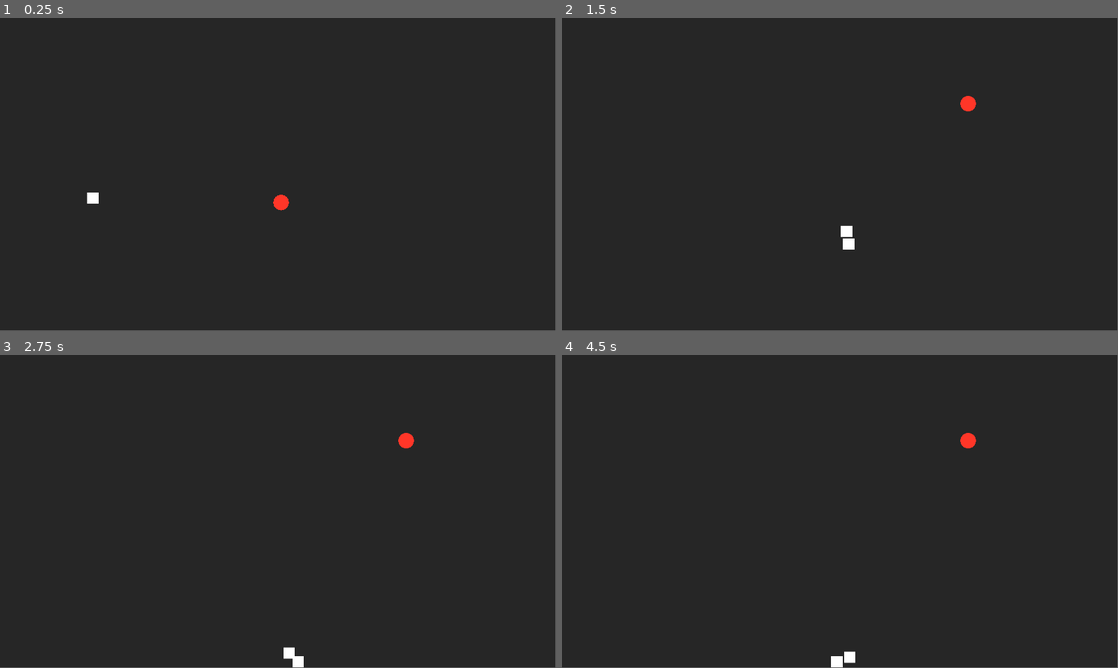
Above: before the commit, frames 1-4 (two rows, left to right).
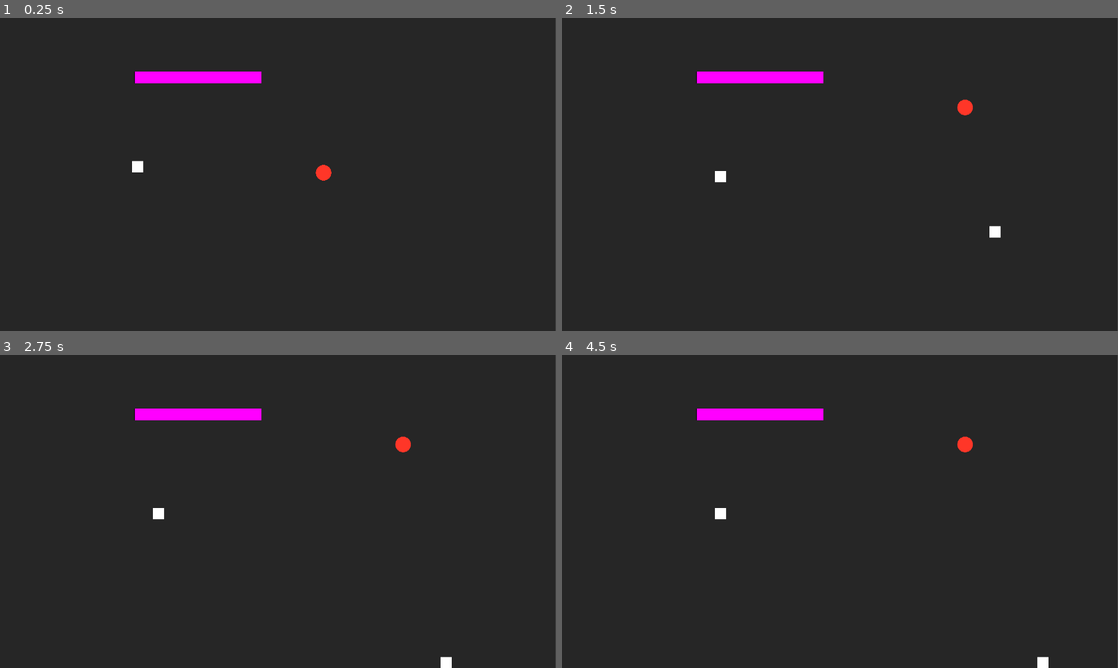
Above: after the commit, the same moments.

Repository: slDias/snake-game
Game: Godot game, scene res://scenes/main.tscn
Two runs of this game, one before a commit and one after it. Both use one fixed random seed, a clock stepped at 60 frames per second and the inputs below.
Inputs:
- Up to frame 1 (0.25 s): no input
- Up to frame 2 (1.5 s): tap Enter at 0.5 s; hold Right (ui_right) 0.53-1.28 s; tap Space (space, bound only after the commit) at 0.6, 1.35 s; hold Down (ui_down) from 1.28 s (still down)
- Up to frame 3 (2.75 s): release Down (ui_down) at 2.03 s; hold Right (ui_right) from 2.03 s (still down); tap P at 2.1 s; tap Space (space, bound only after the commit) at 2.3 s
- Up to frame 4 (4.5 s): tap Space (space, bound only after the commit) at 2.75, 2.85, 3.6, 4.25 s; release Right (ui_right) at 2.78 s; hold Up (ui_up) 2.78-3.53 s; tap Enter at 3.5 s; hold Left (ui_left) from 3.53 s (still down); tap P at 4.35 s
In our replay, the window is 799x449 before the commit and 800x450 after it. These sizes can differ from the game's own. Grey fills any space a smaller window leaves; there, only what the larger window draws over its background counts as a difference.

The runs differ from the first frame. In frame 1, 1.4% of the frame differs, in the area x 15-100%, y 0-100%; in frame 2, 1.4%, in the area x 24-100%, y 0-100%; in frame 3, 1.4%; in frame 4, 1.4%.

Commit message:
commiting the last version before rewrite for history

Diff:
--- a/project.godot
+++ b/project.godot
@@ -12,10 +12,18 @@
 
 config/name="snake-s-sake"
 run/main_scene="res://scenes/main.tscn"
-config/features=PackedStringArray("4.3", "Forward Plus")
+config/features=PackedStringArray("4.4", "Forward Plus")
 config/icon="res://icon.svg"
 
 [display]
 
-window/size/viewport_width=1920
-window/size/viewport_height=1080
+window/size/viewport_width=1280
+window/size/viewport_height=720
+
+[input]
+
+space={
+"deadzone": 0.5,
+"events": [Object(InputEventKey,"resource_local_to_scene":false,"resource_name":"","device":-1,"window_id":0,"alt_pressed":false,"shift_pressed":false,"ctrl_pressed":false,"meta_pressed":false,"pressed":false,"keycode":0,"physical_keycode":32,"key_label":0,"unicode":32,"location":0,"echo":false,"script":null)
+]
+}
--- a/scenes/main.tscn
+++ b/scenes/main.tscn
@@ -1,26 +1,47 @@
-[gd_scene load_steps=5 format=3 uid="uid://bsjkihkp6asri"]
+[gd_scene load_steps=7 format=3 uid="uid://bsjkihkp6asri"]
 
 [ext_resource type="PackedScene" uid="uid://ce5pemruif24j" path="res://scenes/snake.tscn" id="1_aur21"]
 [ext_resource type="PackedScene" uid="uid://dyiuaribh8jvq" path="res://scenes/apple.tscn" id="2_mhded"]
-[ext_resource type="Script" path="res://scenes/pause.gd" id="3_k0vkg"]
+[ext_resource type="Script" uid="uid://d2b77sxhllblf" path="res://scenes/pause.gd" id="3_k0vkg"]
 [ext_resource type="PackedScene" uid="uid://codgd22lwutay" path="res://scenes/stage_0/walls.tscn" id="4_6ay07"]
+
+[sub_resource type="RectangleShape2D" id="RectangleShape2D_3hv18"]
+size = Vector2(443.5, 47)
+
+[sub_resource type="NoiseTexture2D" id="NoiseTexture2D_msawa"]
 
 [node name="Main" type="Node2D"]
 
 [node name="ColorRect" type="ColorRect" parent="."]
 offset_right = 1920.0
 offset_bottom = 1080.0
+scale = Vector2(0.666236, 0.667715)
 color = Color(0.151276, 0.151276, 0.151276, 1)
 metadata/_edit_use_anchors_ = true
 
 [node name="Snake" parent="." instance=ExtResource("1_aur21")]
-position = Vector2(171, 622)
+position = Vector2(167, 342)
+scale = Vector2(0.666236, 0.667715)
 
 [node name="Apple" parent="." instance=ExtResource("2_mhded")]
-position = Vector2(972, 638)
+position = Vector2(745, 356)
+scale = Vector2(0.666236, 0.667715)
 
 [node name="Pause" type="Node" parent="."]
 process_mode = 3
 script = ExtResource("3_k0vkg")
 
 [node name="Walls" parent="." instance=ExtResource("4_6ay07")]
+scale = Vector2(0.666236, 0.667715)
+
+[node name="StaticBody2D" type="StaticBody2D" parent="."]
+scale = Vector2(0.666236, 0.667715)
+
+[node name="CollisionShape2D" type="CollisionShape2D" parent="StaticBody2D"]
+position = Vector2(682.25, 204.5)
+shape = SubResource("RectangleShape2D_3hv18")
+
+[node name="Sprite2D" type="Sprite2D" parent="StaticBody2D/CollisionShape2D"]
+position = Vector2(1.50002, -0.249997)
+scale = Vector2(0.856445, 0.0810547)
+texture = SubResource("NoiseTexture2D_msawa")
--- a/scenes/snake.tscn
+++ b/scenes/snake.tscn
@@ -1,8 +1,7 @@
-[gd_scene load_steps=6 format=3 uid="uid://ce5pemruif24j"]
+[gd_scene load_steps=5 format=3 uid="uid://ce5pemruif24j"]
 
-[ext_resource type="Script" path="res://scripts/snake.gd" id="1_xt1l0"]
+[ext_resource type="Script" uid="uid://bgtrog8vihbs1" path="res://scripts/snake.gd" id="1_xt1l0"]
 [ext_resource type="Texture2D" uid="uid://dowegx6tfxx1j" path="res://images/snake_placeholder.png" id="2_2r0ir"]
-[ext_resource type="Script" path="res://scripts/body_part.gd" id="2_qq4kq"]
 [ext_resource type="Texture2D" uid="uid://cy6rh540bw8nm" path="res://images/light_placeholder.png" id="4_vi8of"]
 
 [sub_resource type="RectangleShape2D" id="RectangleShape2D_82r0n"]
@@ -11,14 +10,13 @@
 [node name="Snake" type="CharacterBody2D"]
 script = ExtResource("1_xt1l0")
 
-[node name="HeadSprite" type="Sprite2D" parent="."]
+[node name="HeadCollissionShape" type="CollisionShape2D" parent="."]
+shape = SubResource("RectangleShape2D_82r0n")
+
+[node name="HeadSprite" type="Sprite2D" parent="HeadCollissionShape"]
 scale = Vector2(0.8, 0.78)
 texture = ExtResource("2_2r0ir")
-script = ExtResource("2_qq4kq")
 
-[node name="PointLight2D" type="PointLight2D" parent="HeadSprite"]
+[node name="PointLight2D" type="PointLight2D" parent="HeadCollissionShape/HeadSprite"]
 position = Vector2(2.74181e-06, -4.23193e-06)
 texture = ExtResource("4_vi8of")
-
-[node name="HeadCollissionShape" type="CollisionShape2D" parent="."]
-shape = SubResource("RectangleShape2D_82r0n")
--- a/scenes/stage_0/walls.tscn
+++ b/scenes/stage_0/walls.tscn
@@ -15,7 +15,7 @@
 b = Vector2(1920, 440)
 
 [sub_resource type="SegmentShape2D" id="SegmentShape2D_4m8lk"]
-a = Vector2(1920, 640)
+a = Vector2(1920, 448)
 b = Vector2(1920, 1080)
 
 [node name="Walls" type="Node2D"]
--- a/scripts/body_part.gd
+++ b/scripts/body_part.gd
@@ -1,4 +1,4 @@
-extends Sprite2D
+extends CharacterBody2D
 
 class_name BodyPart
 
@@ -6,59 +6,39 @@
 
 var wiggle_variant = 1
 var wiggle_counter = 15
-
+var counter = 20
 
 func add_next(body: BodyPart) -> void:
 	next = body
 
-func __move_tail(direction, speed):
-	if next == null:
-		return
 
-	var wiggle = wiggle_variant * (direction.rotated(deg_to_rad(90)) * (speed/8))
-	wiggle_counter -= 1
-	if wiggle_counter == 0:
-		wiggle_variant *= -1
-		wiggle_counter = 15
+func move_tail(prev_position, speed, delta):
+	var curr_position = self.position
+	var body_part = self.next
+	while body_part != null and counter > 0:
+		var new_pos = (body_part.position + prev_position + curr_position) / 3
+		print("prev", prev_position)
+		print("curr", curr_position)
+		print("bp", body_part.position)
+		print("new", new_pos)
+		print("----------------")
+		prev_position = body_part.position
+		curr_position = new_pos
 
-	var prev_position = (direction * -1) * 50
-	var body_part = next
-	var d = 4.0
-	while body_part != null:
-		# prev_position += wiggle
-		var old_pos = body_part.position
-		body_part.position += (prev_position - body_part.position) / d
-		body_part.position += wiggle
-		prev_position = old_pos
-		prev_position += (direction * -1) * 50
-		d += 0.5
+		var distance = body_part.position.distance_to(new_pos)
+		var d = 0.5
+		if distance < 52.5:
+			d = 0.12
+		if distance > 57.5:
+			d = .75
+
+		print("dis", distance)
+		print("move", ((new_pos - body_part.position) * d) * delta)
+
+		# body_part.move_and_collide(((new_pos - body_part.position) * -d) * delta)
+
 		body_part = body_part.next
+		# counter -= 1
 
-func move_tail(direction, speed):
-	if next == null:
-		return
-
-	var wiggle = wiggle_variant * (direction.rotated(deg_to_rad(90)) * (speed/8))
-	wiggle_counter -= 1
-	if wiggle_counter == 0:
-		wiggle_variant *= -1
-		wiggle_counter = 15
-
-	var prev_position = self.global_position
-	var body_part = next
-	while body_part != null:
-		var distance = body_part.global_position.distance_to(prev_position)
-
-		var d = 1.0
-
-		if distance < 52.5:
-			d = 0.15
-
-		if distance > 57.5:
-			d = 1.1
-
-		var old_pos = body_part.global_position
-		body_part.global_position = old_pos.move_toward(prev_position, d * speed)
-		body_part.global_position += wiggle
-		prev_position = old_pos
-		body_part = body_part.next
+	if counter == 0:
+		print("lssdkj")
--- a/scripts/snake.gd
+++ b/scripts/snake.gd
@@ -1,4 +1,4 @@
-extends CharacterBody2D
+extends BodyPart
 
 class_name MainCharacter
 
@@ -13,43 +13,67 @@
 var tail_size = 0
 
 func _ready() -> void:
-	head = $HeadSprite
+	head = self
+	tail = head
+
+	# test only
+	# for i in range(15):
+		# self.increment_body_size()
+
+func _process(delta: float) -> void:
+	var new_direction = Vector2(Vector2.ZERO)
+
+	if Input.is_action_pressed('ui_right'):
+		new_direction.x += 1
+	elif Input.is_action_pressed('ui_left'):
+		new_direction.x -= 1
+	elif Input.is_action_pressed('ui_down'):
+		new_direction.y += 1
+	elif Input.is_action_pressed('ui_up'):
+		new_direction.y -= 1
+
+	var stopped = new_direction.is_zero_approx()
+	var reversal = (new_direction - (direction * -1)).is_zero_approx()
+
+	if not stopped and not reversal:
+		direction = new_direction
+
+	if Input.is_action_just_pressed("space"):
+		speed = running_speed
+
+	if Input.is_action_just_released("space"):
+		speed = normal_speed
 
 func _physics_process(delta: float) -> void:
 	var prev_position = self.position
 	move_and_collide(direction * speed)
-	head.move_tail(direction, speed)
-
-func _input(event: InputEvent) -> void:
-	if event is InputEventKey and event.pressed:
-		var new_direction = Input.get_vector("ui_left", "ui_right", "ui_up", "ui_down")
-
-		if not new_direction.is_zero_approx():
-			direction = new_direction
-
-		match event.keycode:
-			KEY_SPACE:
-				speed = running_speed
-
-	if event is InputEventKey and not event.pressed:
-		match event.keycode:
-			KEY_SPACE:
-				speed = normal_speed
+	# self.move_tail(prev_position, speed, delta)
 
 func increment_body_size() -> void:
 
 	if tail_size >= 15:
 		return
 
-	if tail == null:
-		tail = head
-
-	var new_tail = tail.duplicate()
-	new_tail.global_position = tail.global_position
-	# new_tail.position += (direction * -1) * 50
-	new_tail.scale -= Vector2(0.0125, 0.0125)
+	var new_position = tail.global_position if tail == head else tail.position
+	# var new_tail = tail.duplicate()
+	var new_tail = BodyPart.new()
+	new_tail.add_child(tail.get_children()[0].duplicate())
+	# new_tail.position = new_position - (snake_size * direction)
+	new_tail.position = Vector2(365.0, 365.0)
+	new_tail.scale = tail.scale - Vector2(0.0125, 0.0125)
+	new_tail.add_collision_exception_with(tail)
 	tail.add_next(new_tail)
 	get_tree().get_root().call_deferred("add_child", new_tail)
-	# call_deferred("add_child", new_tail)
 	tail = new_tail
 	tail_size += 1
+
+
+# design ideas
+
+# have swingin traps that can cut the player in half. forcing it to go faster through a segment
+# instead of apples have rat/rodents that walk or run around
+# have an enemy that runs after the player
+# have loops that allow the player to time a movement (player can go around and around until the timing for something is perfect)
+#  - if the player bits its tail it dies (can be used to limit the player looping if needed)
+# pressure plates that can open close doors or other interactivity
+#
Not shown: 1 places in scenes/apple.tscn that only renumber resources
Not shown: 1 places in scenes/body_part.tscn that only renumber resources
Not shown, added: scenes/pause.gd.uid
Not shown, added: scripts/apple.gd.uid
Not shown, added: scripts/body_part.gd.uid
Not shown, added: scripts/snake.gd.uid
